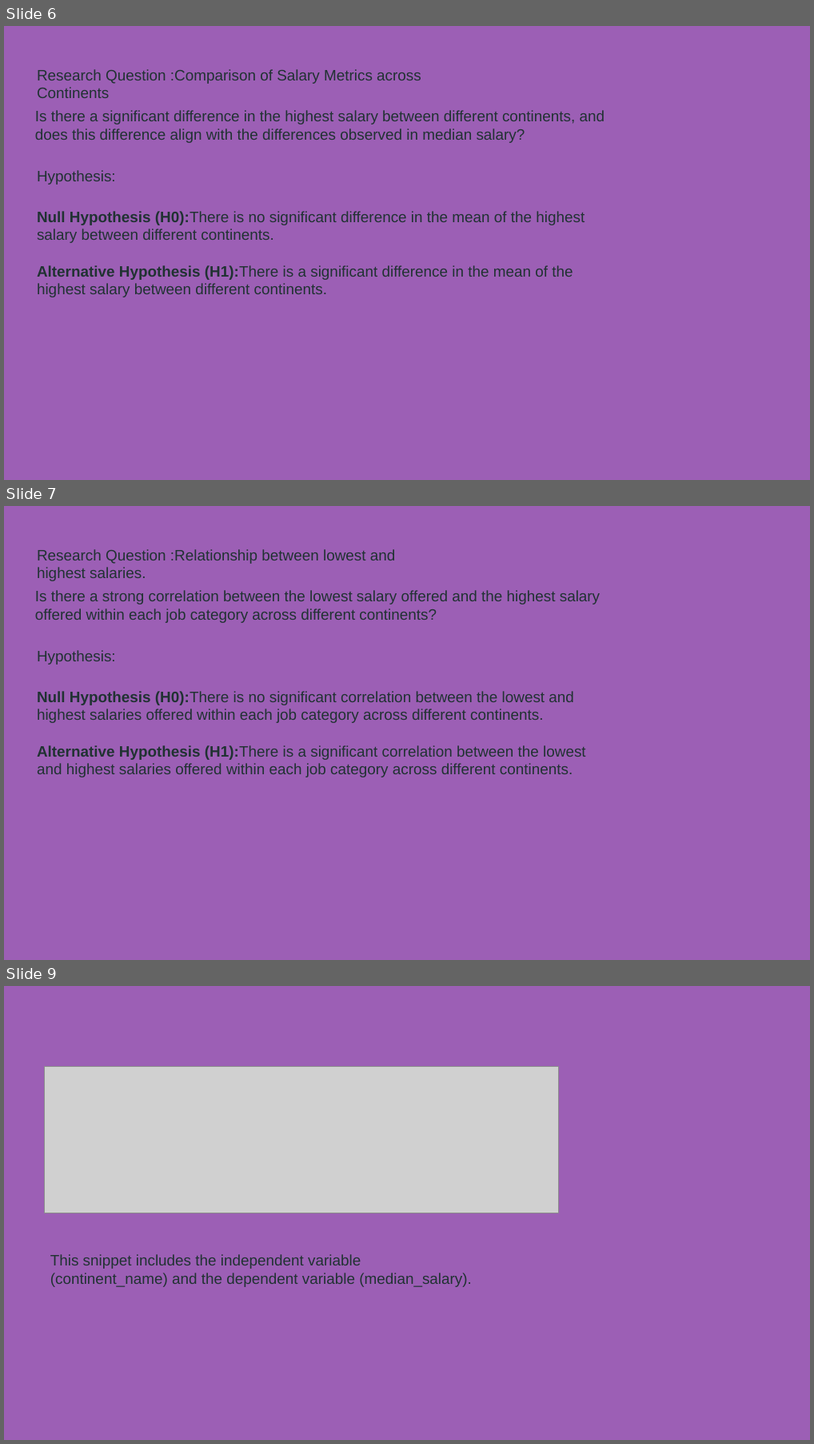
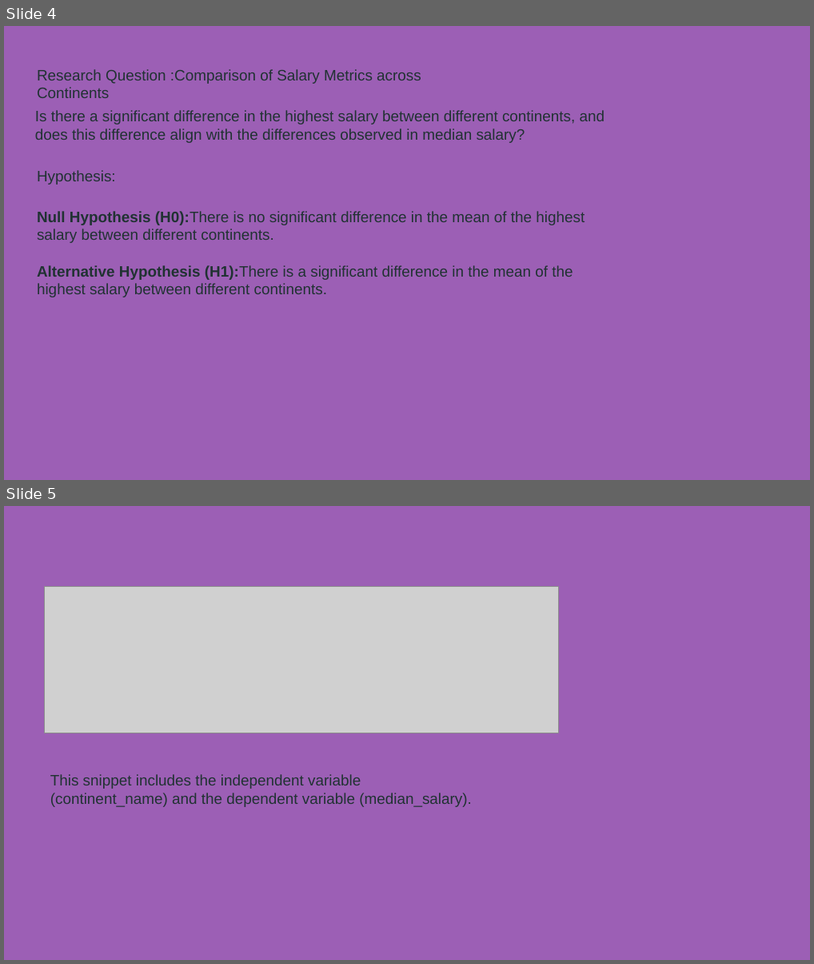
Before and after one commit to PRIBINKBENNY/84A---Salary-data-2-csv, a slide deck: Research Question/group 84 a.pptx. Shown one above the other, each under a label of ours: slides 6, 7 and 9 before the commit, slides 4 and 5 after it; the slides between them are not shown. The pictures are 814x1444 and 814x964 pixels, drawn with LibreOffice and Linux fonts; fonts in the diff are those of the drawing; grey boxes stand for pictures; background and template pictures are left out. Boxes give left, top, right and bottom in pixels: in the first picture for what was removed or moved away, otherwise in the second. Text is boxed around its words. In the diff, an @@ line names an element or a change of style, - is before the commit and + after.

Commit message:
new research question

```diff
--- a/Research Question/group 84 a.pptx
+++ b/Research Question/group 84 a.pptx
@@ slide 7 removed at (4,506,810,960), background #9C5FB5 @@
@@ text removed at (37,549,396,581) @@
-Research Question :Relationship between lowest and highest salaries.
@@ text removed at (35,590,600,623) @@
-Is there a strong correlation between the lowest salary offered and the highest salary offered within each job category across different continents?
@@ text removed at (37,650,116,664) @@
-Hypothesis:
@@ text removed at (37,691,586,777) @@
-Null Hypothesis (H0):There is no significant correlation between the lowest and highest salaries offered within each job category across different continents.
-Alternative Hypothesis (H1):There is a significant correlation between the lowest and highest salaries offered within each job category across different continents.
@@ what was slide 6 is now slide 4 @@
@@ what was slide 9 is now slide 5 @@
```
Also in this commit, not shown: 3 other slides removed, 1 other file.
